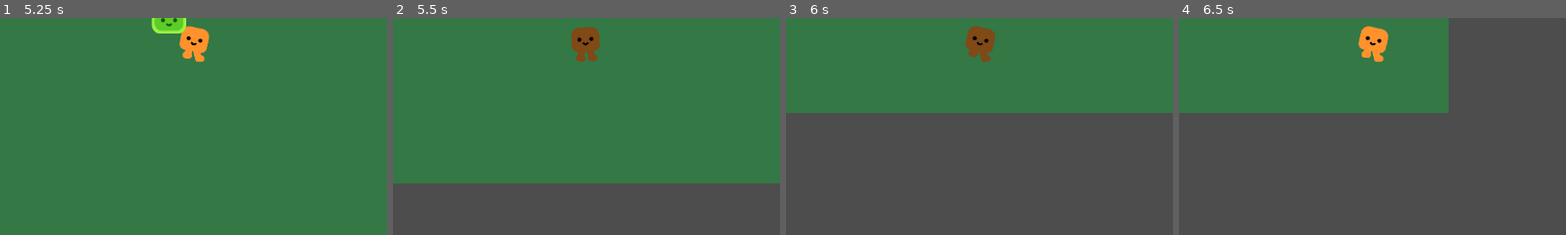
Above: before the commit, frames 1-4 (left to right).
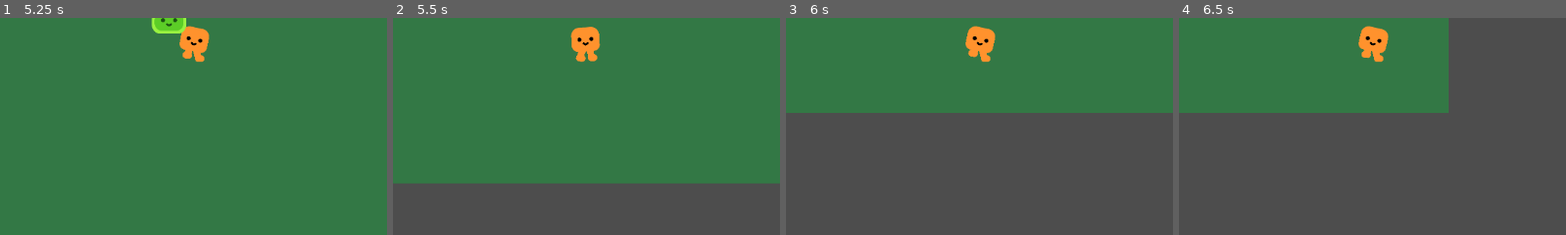
Above: after the commit, the same moments.

Repository: Nalmeder/idleshmup
Game: Godot game, scene res://idleschmup_game.tscn
Two runs of this game, one before a commit and one after it. Both use one fixed random seed, a clock stepped at 60 frames per second and the inputs below.
Inputs:
- Up to frame 1 (5.25 s): hold Right (right) 0.53-1.28 s; hold Down (down) 1.28-2.03 s; hold Right (right) 2.03-2.78 s; hold Up (up) 2.78-3.53 s; hold Left (left) 3.53-5.03 s; hold Down (down) from 5.03 s (still down)
- Up to frame 2 (5.5 s): keep holding Down (down)
- Up to frame 3 (6 s): release Down (down) at 5.78 s; hold Right (right) from 5.78 s (still down)
- Up to frame 4 (6.5 s): keep holding Right (right)
The pictures show only the part of the screen within x 25-75%, y 41-90%; the shares and areas given below are measured in that part.

Frame 1 is identical in both runs. In frame 2, 0.9% of the frame differs, in the area x 45-54%, y 4-21%; in frame 3, 0.9%; in frame 4, nothing differs.

Commit message:
player can now be damaged

Diff:
--- a/Player.gd
+++ b/Player.gd
@@ -10,7 +10,13 @@
 	_update_move_direction()
 	_apply_movement()
 	if %Hurtbox.get_overlapping_bodies():
-		$on_damage_component.start_i_frames()
+		if $"on_damage_component/I-Frames".is_stopped():
+			$on_damage_component.start_i_frames()
+			var body = %Hurtbox.get_overlapping_bodies()[0]
+			var dmg = body.get_node("damage_component").contact_damage
+			print(dmg)
+			$damage_component.apply_damage(dmg)
+
 
 	$on_damage_component.check_frames(i_frame_length)
 
--- a/mob_slime.tscn
+++ b/mob_slime.tscn
@@ -25,3 +25,4 @@
 [node name="health_component" parent="." instance=ExtResource("4_7nwmv")]
 
 [node name="damage_component" parent="." instance=ExtResource("3_ps8hm")]
+contact_damage = 8
